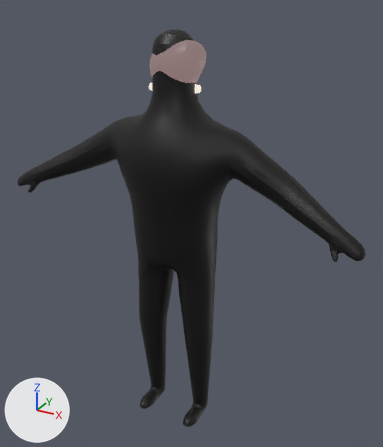
Renders of the FBX model Assets/Models/Player/Animations/New/1017/stand/stand_light【25-80 loop】.fbx from each side of a commit.
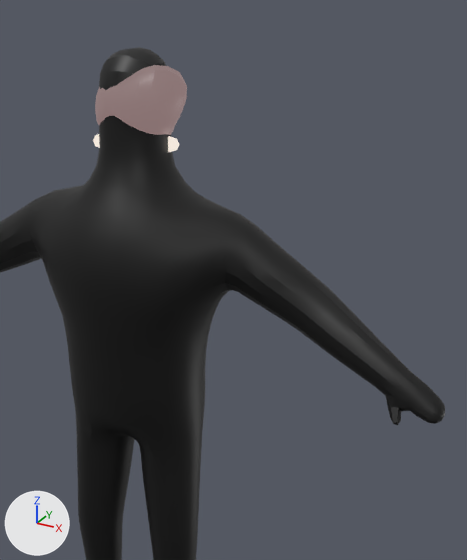
There are two pictures of each version: one whole from a 50 mm camera at (1.059, -1.795, 1.863) aimed at (0.093, -0.038, 0.985), one close up on the part from 24% to 99% of the width and 0% to 77% of the height. Every picture has the same lights, and +X, +Y and +Z are marked at lower left. Where no turn or scale is listed for an object, it has been applied to the vertices.

In view in the first close-up: 'ears', 'hair', 'mesh'.
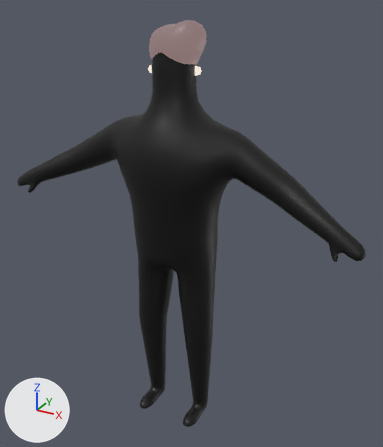
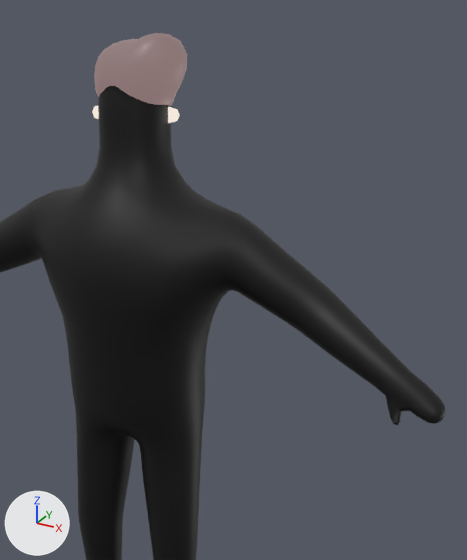
The change, as a diff of the scene's bpy script:
```diff
--- a/Assets/Models/Player/Animations/New/1017/stand/stand_light【25-80 loop】.fbx.py
+++ b/Assets/Models/Player/Animations/New/1017/stand/stand_light【25-80 loop】.fbx.py
@@ ob_ears @@
 ob_ears = bpy.data.objects.new('ears', me_mesh_003)
-ob_ears.location = (0.0, 0.0, -0.066)
+ob_ears.location = (0.0, 0.0, 0.0)
@@ ob_hair @@
 ob_hair = bpy.data.objects.new('hair', me_mesh_002)
-ob_hair.location = (0.0, 0.0, -0.066)
+ob_hair.location = (0.0, 0.0, 0.0)
```

Location of each change, [x1, y1, x2, y2] in pixels of the close-ups (467 x 560 px):
'hair', moved
    before: [95, 65, 187, 135]
    after: [94, 33, 187, 106]
'ears', moved
    before: [93, 134, 179, 152]
    after: [92, 106, 180, 123]
